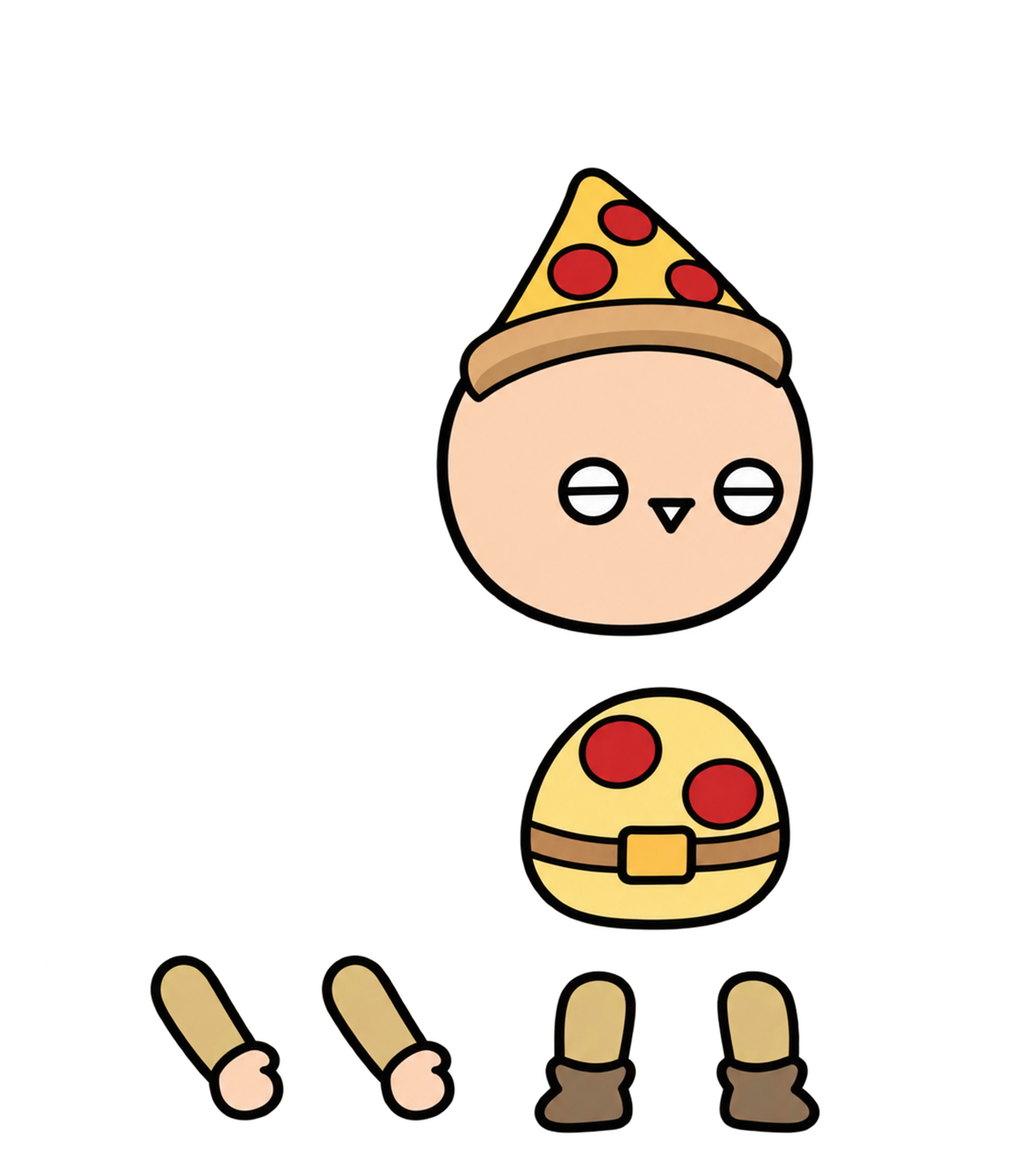
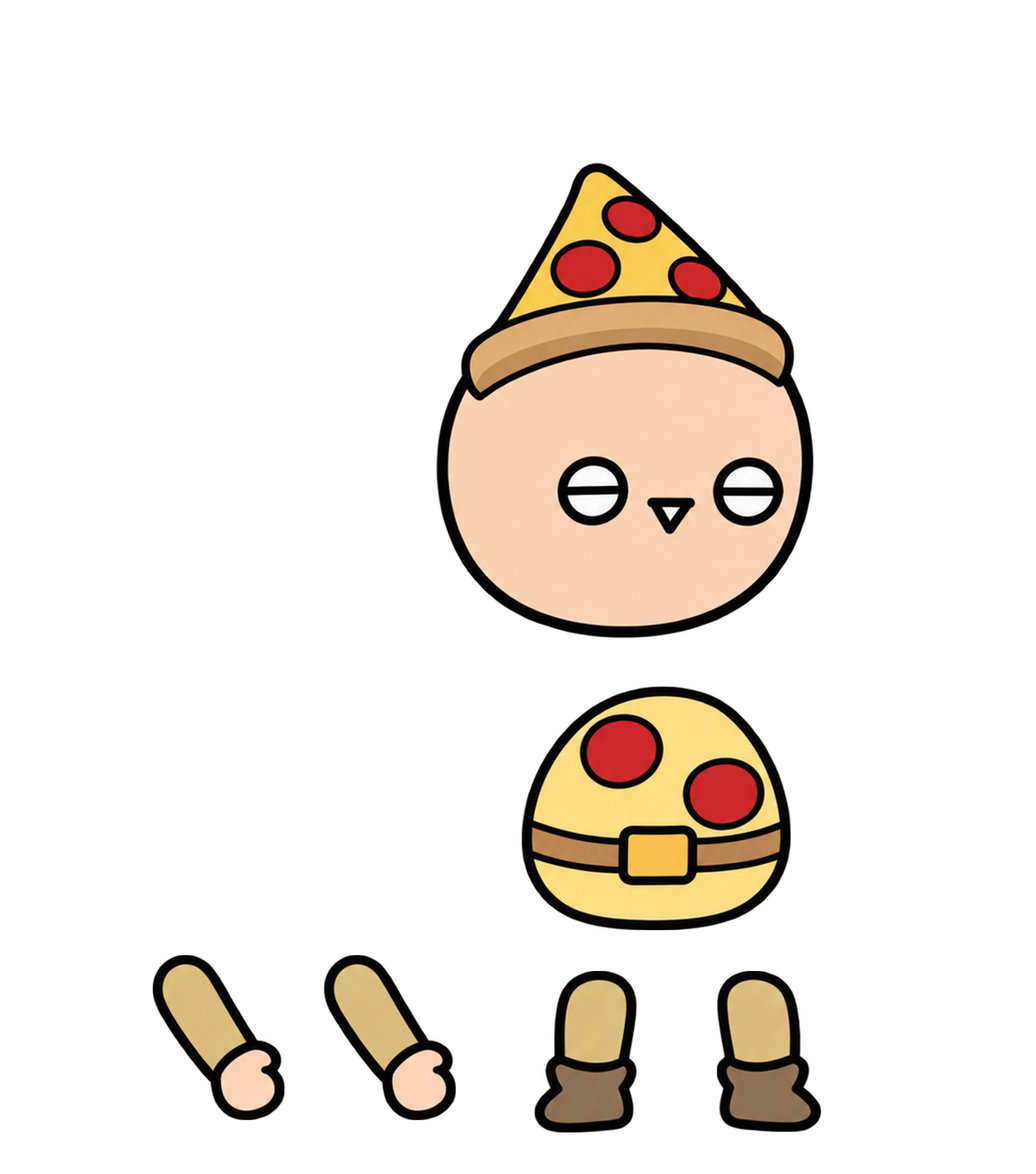
Layers edited between the first and the second 1036px x 1174px image:
painted on "머리" over [434, 162, 814, 639]
painted on "몸통" over [519, 686, 793, 933]
painted on "팔1" over [147, 954, 286, 1123]
painted on "팔2" over [319, 954, 456, 1123]
painted on "다리1" over [531, 970, 637, 1136]
painted on "다리2" over [715, 970, 821, 1136]
